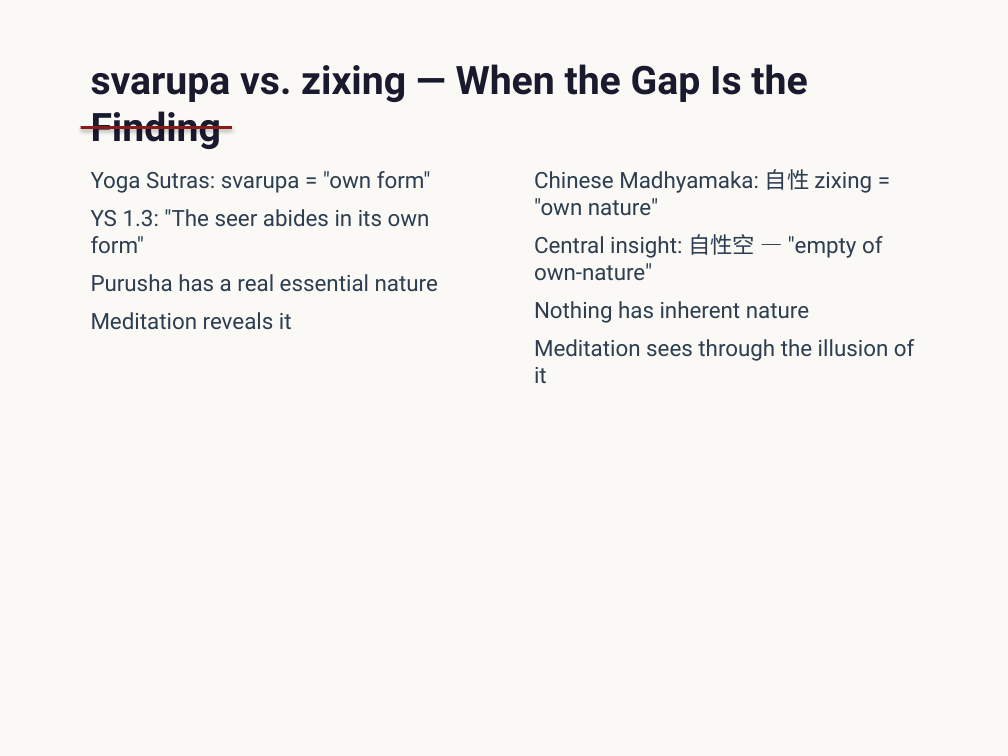
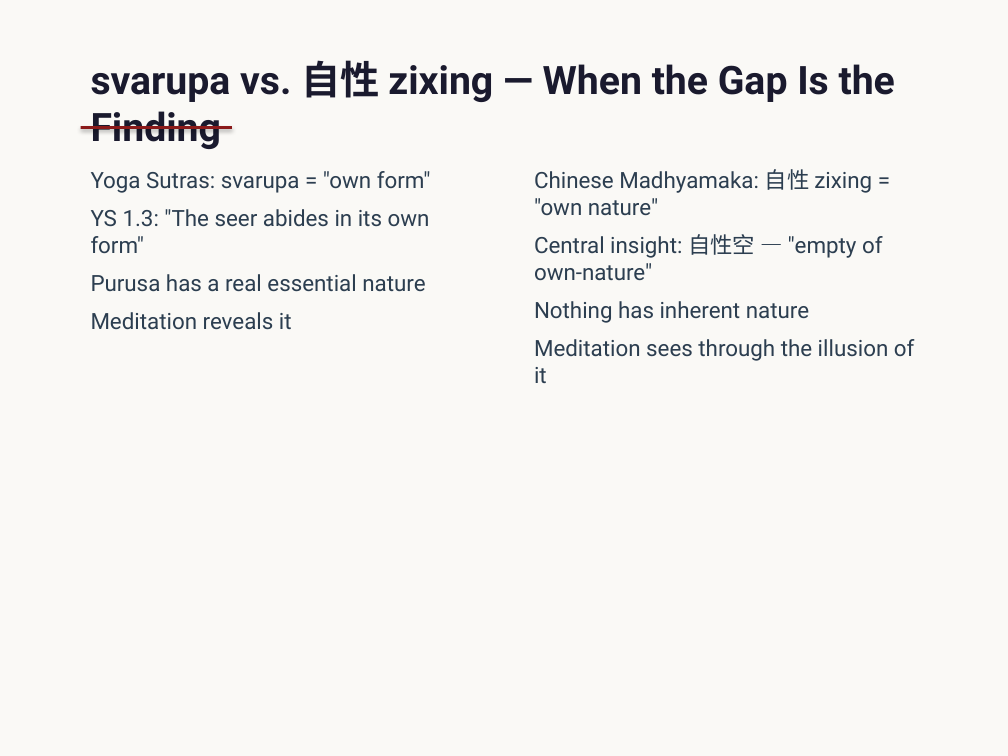
Before and after one commit to jbajaj6/sanskrit_etymology, a slide deck: slide 12 of docs/final_presentation.pptx. Drawn at 1008x756 pixels with LibreOffice and Linux fonts; fonts in the diff are those of the drawing. Boxes give left, top, right and bottom in pixels: in the first picture for what was removed or moved away, otherwise in the second. Text is boxed around its words. In the diff, an @@ line names an element or a change of style, - is before the commit and + after.

```diff
--- a/docs/final_presentation.pptx
+++ b/docs/final_presentation.pptx
@@ text at [91, 60, 895, 149]: text changed @@
-svarupa vs. zixing — When the Gap Is the Finding
+svarupa vs. 自性 zixing — When the Gap Is the Finding
@@ text at [91, 274, 425, 292]: text changed @@
-Purusha has a real essential nature
+Purusa has a real essential nature
```
Also in this commit, not shown: 7 other slides changed, 1 other file.
